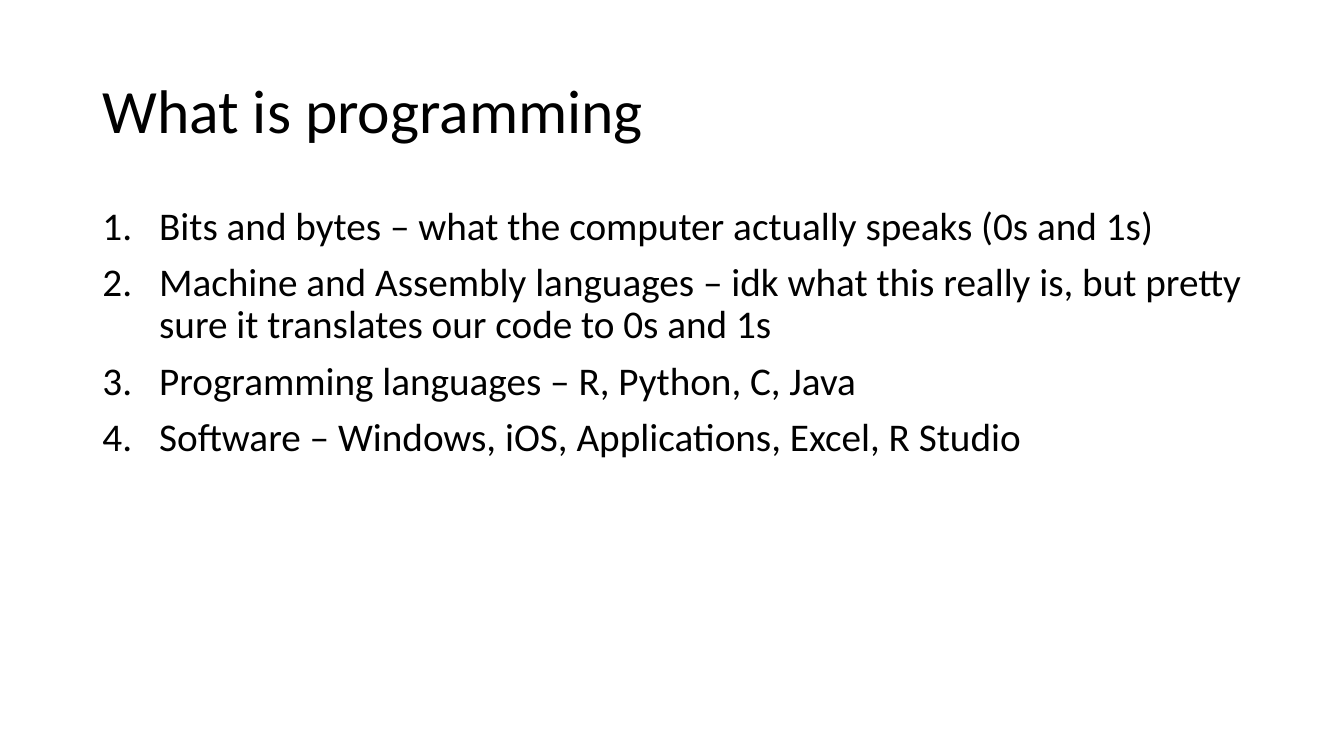
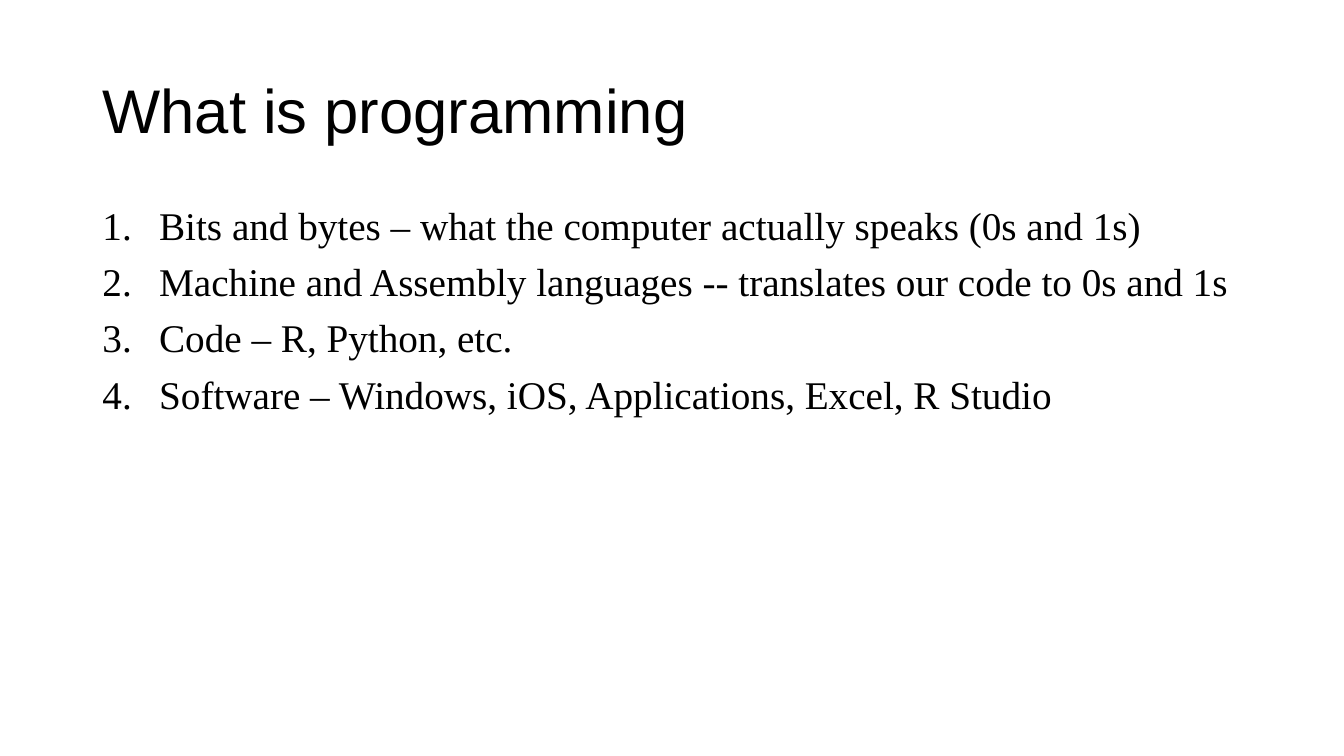
Before and after one commit to a5creel/intro_to_programming, a slide deck: slide 9 of lecture_material/1_think_like_computer.pptx (slide 8 before the commit). Drawn at 1344x756 pixels with LibreOffice and Linux fonts; fonts in the diff are those of the drawing. Boxes give left, top, right and bottom in pixels: in the first picture for what was removed or moved away, otherwise in the second. Text is boxed around its words. In the diff, an @@ line names an element or a change of style, - is before the commit and + after.

```diff
--- a/lecture_material/1_think_like_computer.pptx
+++ b/lecture_material/1_think_like_computer.pptx
@@ title "What is programming" at <box>102,88,688,145</box>: font Calibri to Arial @@
@@ text at <box>159,212,1141,416</box>: font Calibri to Times New Roman in "Bits and bytes – what the computer ...", "Software – Windows, iOS, Applications, Excel, R ..." @@
@@ text at <box>159,268,1228,360</box>: text changed; font Calibri to Times New Roman @@
-2. Machine and Assembly languages – idk what this really is, but pretty sure it translates our code to 0s and 1s
-3. Programming languages – R, Python, C, Java
+2. Machine and Assembly languages -- translates our code to 0s and 1s
+3. Code – R, Python, etc.
```
Also in this commit, not shown: 23 other slides changed, 1 slide added, 14 other files.
